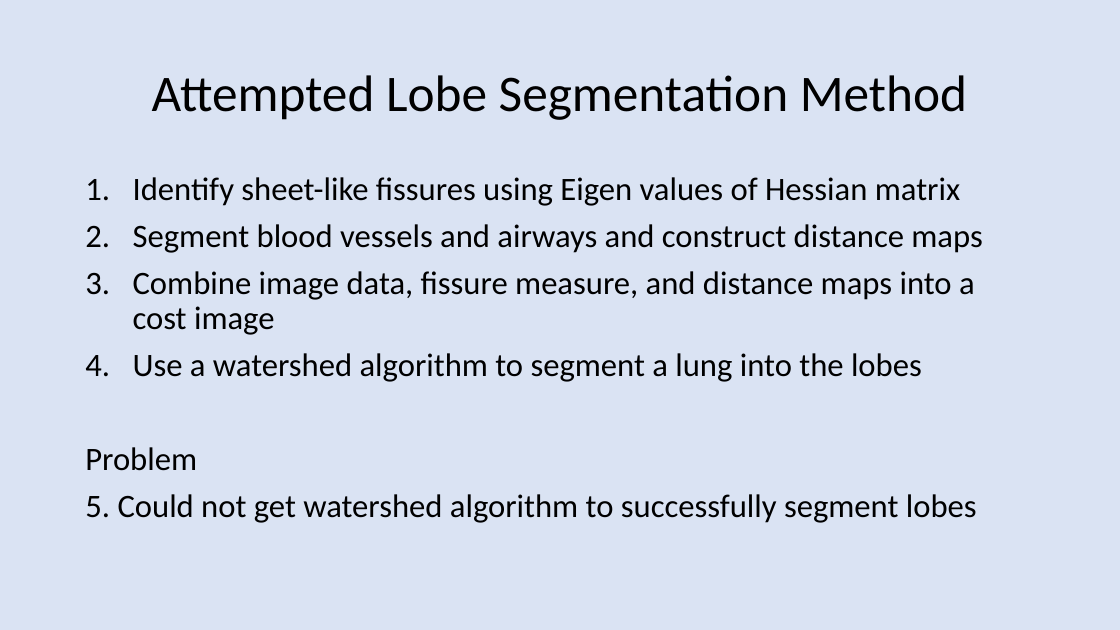
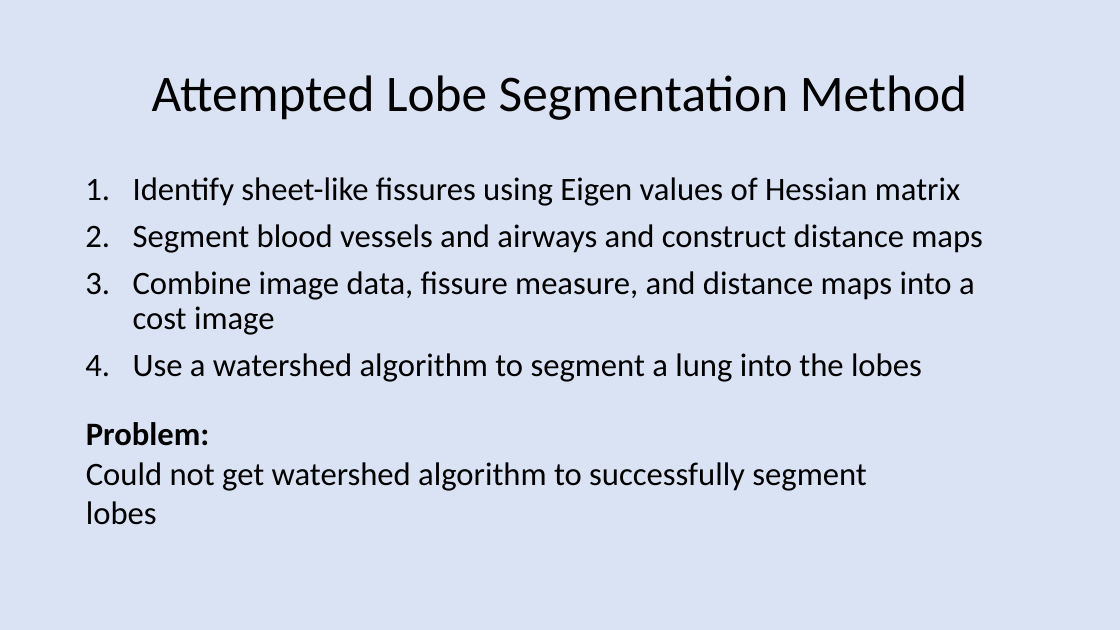
Before and after one commit to TerryGriffin/COMP.5230Project, a slide deck: slide 12 of doc/Presentation.pptx. Drawn at 1120x630 pixels with LibreOffice and Linux fonts; fonts in the diff are those of the drawing. Boxes give left, top, right and bottom in pixels: in the first picture for what was removed or moved away, otherwise in the second. Text is boxed around its words. In the diff, an @@ line names an element or a change of style, - is before the commit and + after.

Commit message:
update presentation

```diff
--- a/doc/Presentation.pptx
+++ b/doc/Presentation.pptx
@@ text at [85, 447, 977, 523]: paragraphs removed @@
-Problem
-5. Could not get watershed algorithm to successfully segment lobes
@@ text added at [86, 422, 866, 525], 28 pt, text #000000 @@
+Problem:
+Could not get watershed algorithm to successfully segment lobes
```
Also in this commit, not shown: 1 other slide changed.
